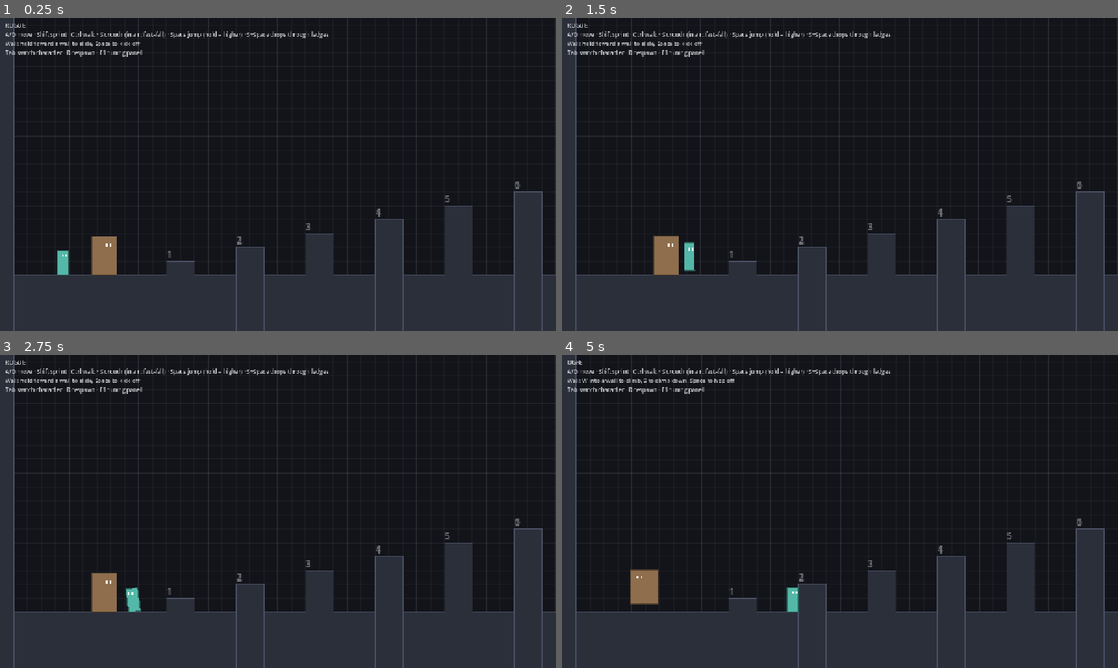
Above: before the commit, frames 1-4 (two rows, left to right).
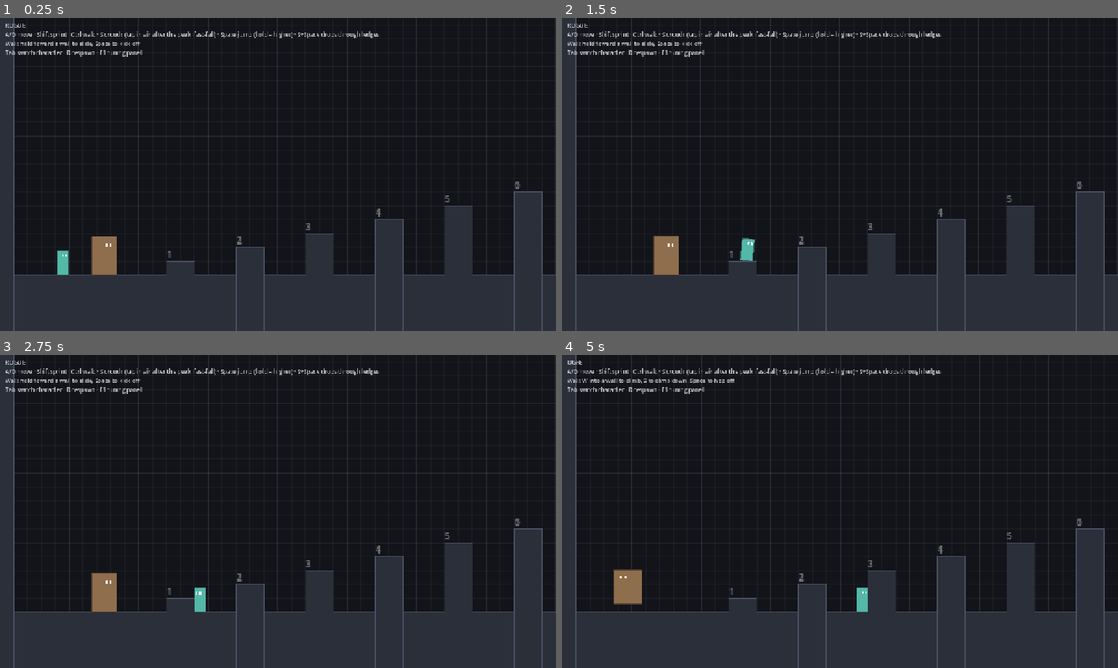
Above: after the commit, the same moments.

Repository: adoliner1/genesis
Game: Godot game, scene res://main.tscn
Two runs of this game, one before a commit and one after it. Both use one fixed random seed, a clock stepped at 60 frames per second and the inputs below.
Inputs:
- Up to frame 1 (0.25 s): no input
- Up to frame 2 (1.5 s): tap Enter at 0.5 s; hold Shift (sprint) 0.53-1.28 s; hold D (move_right) from 0.53 s (still down); tap Space (jump) at 0.77, 1.07 s; tap Ctrl (walk) at 0.8, 1.35 s
- Up to frame 3 (2.75 s): tap Space (jump) at 1.52, 1.55, 1.82 s; release D (move_right) at 2.03 s; hold A (move_left) from 2.03 s (still down); hold Space (jump) from 2.03 s (still down); tap Shift (sprint) at 2.3 s
- Up to frame 4 (5 s): release A (move_left) at 2.78 s; release Space (jump) at 2.78 s; hold D (move_right) 2.78-4.28 s; tap Shift (sprint) at 2.85, 4.55 s; tap Space (jump) at 3.02, 3.32, 3.77, 3.8, 4.07, 4.52, 4.82 s; tap Ctrl (walk) at 3.05, 4.35 s; hold Tab (switch_character) 3.53-4.28 s; tap R (respawn) at 4.15 s; hold A (move_left) from 4.28 s (still down)

The runs differ from the first frame. In frame 1, 0.4% of the frame differs, in the area x 22-69%, y 4-7%; in frame 2, 0.8%; in frame 3, 0.8%; in frame 4, 1.5%, in the area x 9-69%, y 4-83%.

Commit message:
Smash-style air movement; faster ogre
- New air_speed stat: sprint/walk no longer apply in the air, but a
  sprinting jump keeps its speed and bleeds it off at air_friction.
- Fast-fall is now a tap at or after the peak that sticks until landing,
  jumping or grabbing a wall (was hold-to-fast-fall).
- More air control for both characters (higher air accel/turn).
- Ogre top speeds raised (run 7, sprint 10.5) with acceleration still slow.

Co-Authored-By: Claude Opus 5.5 <noreply@anthropic.com>
Claude-Session: https://claude.ai/code/session_012iuAtzQv4HVByNRSbEN9YS

Diff:
--- a/characters/ogre.tres
+++ b/characters/ogre.tres
@@ -7,17 +7,18 @@
 display_name = "Ogre"
 color = Color(0.56, 0.43, 0.3, 1)
 body_size = Vector2(1.8, 2.8)
-run_speed = 4.5
-sprint_speed = 6.5
-crouch_speed = 1.5
+run_speed = 7.0
+sprint_speed = 10.5
+crouch_speed = 2.0
 crouch_height = 2.2
-walk_speed = 2.0
-ground_accel = 18.0
+walk_speed = 2.5
+ground_accel = 20.0
 ground_friction = 60.0
-turn_accel = 30.0
-air_accel = 12.0
+turn_accel = 45.0
+air_speed = 6.5
+air_accel = 35.0
 air_friction = 25.0
-air_turn_accel = 15.0
+air_turn_accel = 45.0
 jump_height = 2.2
 jump_time_to_apex = 0.34
 fall_gravity_mult = 2.2
--- a/characters/rogue.tres
+++ b/characters/rogue.tres
@@ -15,9 +15,10 @@
 ground_accel = 70.0
 ground_friction = 45.0
 turn_accel = 110.0
-air_accel = 50.0
+air_speed = 8.5
+air_accel = 90.0
 air_friction = 8.0
-air_turn_accel = 70.0
+air_turn_accel = 120.0
 jump_height = 4.2
 jump_time_to_apex = 0.36
 fall_gravity_mult = 1.5
--- a/game/character.gd
+++ b/game/character.gd
@@ -20,6 +20,7 @@
 var climbing := false
 var crouching := false
 var sprinting := false
+var fast_falling := false
 var wall_sliding := false
 var climb_phase := 0.0
 var stagger_left := 0.0
@@ -127,14 +128,18 @@
 
 func _horizontal(delta: float, on_floor: bool, move_x: float) -> void:
 	var s := stats
-	var speed := s.run_speed
-	if crouching:
-		speed = s.crouch_speed
-	elif input.walk:
-		speed = s.walk_speed
-	elif input.sprint:
-		speed = s.sprint_speed
-	sprinting = input.sprint and not crouching and not input.walk and move_x != 0.0
+	# In the air only air_speed counts: sprint/walk do nothing, but speed you
+	# jumped with carries (it's above target, so it bleeds off at air_friction).
+	var speed := s.air_speed
+	if on_floor:
+		speed = s.run_speed
+		if crouching:
+			speed = s.crouch_speed
+		elif input.walk:
+			speed = s.walk_speed
+		elif input.sprint:
+			speed = s.sprint_speed
+	sprinting = on_floor and input.sprint and not crouching and not input.walk and move_x != 0.0
 	var target := move_x * speed * TILE
 	var accel: float
 	var friction := s.ground_friction if on_floor else s.air_friction
@@ -176,10 +181,17 @@
 		g *= s.apex_gravity_mult
 	velocity.y += g * delta
 
+	# Smash-style fast-fall: tap S at or after the peak and it sticks until you
+	# land, jump again, or grab a wall. Tapping while still rising does nothing.
+	if on_floor or wall_sliding:
+		fast_falling = false
+	elif input.down_pressed and velocity.y > -1.0 * TILE:
+		fast_falling = true
+
 	var max_fall := s.max_fall_speed * TILE
 	if wall_sliding:
 		max_fall = s.wall_slide_speed * TILE
-	elif input.down and not on_floor and velocity.y > 0.0:
+	elif fast_falling:
 		max_fall = s.fast_fall_speed * TILE
 		velocity.y = maxf(velocity.y, max_fall)
 	velocity.y = minf(velocity.y, max_fall)
@@ -211,6 +223,7 @@
 		return
 	_jump_buffer_left = 0.0
 	_coyote_left = 0.0
+	fast_falling = false
 
 
 func _try_drop_through(on_floor: bool) -> void:
@@ -290,6 +303,7 @@
 			climb_phase = 0.0
 	if climbing:
 		facing = _wall_dir
+		fast_falling = false
 
 
 func _climb_motion(delta: float) -> void:
--- a/game/main.gd
+++ b/game/main.gd
@@ -73,7 +73,7 @@
 			walls = "Wall: hold toward a wall to slide, Space to kick off"
 		MovementStats.WallMode.CLIMB:
 			walls = "Wall: W into a wall to climb, S to climb down, Space to hop off"
-	help.text = "%s\nA/D move · Shift sprint · Ctrl walk · S crouch (in air: fast-fall) · Space jump (hold = higher) · S+Space drops through ledges\n%s\nTab switch character · R respawn · F1 tuning panel" % [
+	help.text = "%s\nA/D move · Shift sprint · Ctrl walk · S crouch (tap in air after the peak: fast-fall) · Space jump (hold = higher) · S+Space drops through ledges\n%s\nTab switch character · R respawn · F1 tuning panel" % [
 		c.stats.display_name.to_upper(), walls]
 
 
--- a/game/movement_stats.gd
+++ b/game/movement_stats.gd
@@ -31,8 +31,11 @@
 @export_range(1, 400, 1) var turn_accel := 120.0
 
 @export_group("Air")
+## Top speed you can steer to in the air (tiles/s). Sprint doesn't apply in the
+## air, but a sprinting jump keeps its speed and bleeds it off at air_friction.
+@export_range(0.5, 30, 0.1) var air_speed := 8.0
 @export_range(0, 400, 1) var air_accel := 40.0
-## Slowing with no input, or when moving faster than run speed (keeps momentum when low).
+## Slowing with no input, or when moving faster than air speed (keeps momentum when low).
 @export_range(0, 400, 1) var air_friction := 20.0
 @export_range(0, 400, 1) var air_turn_accel := 60.0
 
@@ -50,7 +53,7 @@
 ## Gravity multiplier at the apex while jump is held. <1 gives a floaty hang.
 @export_range(0.1, 1.5, 0.05) var apex_gravity_mult := 0.6
 @export_range(0, 60, 0.5) var max_fall_speed := 22.0
-## Hold S in the air after the apex to drop at this speed (Smash-style fast fall).
+## Tap S at or after the peak of a jump to drop at this speed until you land (Smash-style).
 @export_range(0, 80, 0.5) var fast_fall_speed := 30.0
 @export_range(0, 3, 1) var air_jumps := 0
 ## Grace period to still jump after walking off a ledge.
--- a/game/player_input.gd
+++ b/game/player_input.gd
@@ -6,6 +6,7 @@
 var move_x := 0.0
 var up := false
 var down := false
+var down_pressed := false
 var walk := false
 var sprint := false
 var jump_held := false
@@ -17,6 +18,7 @@
 	i.move_x = Input.get_axis("move_left", "move_right")
 	i.up = Input.is_action_pressed("move_up")
 	i.down = Input.is_action_pressed("move_down")
+	i.down_pressed = Input.is_action_just_pressed("move_down")
 	i.walk = Input.is_action_pressed("walk")
 	i.sprint = Input.is_action_pressed("sprint")
 	i.jump_held = Input.is_action_pressed("jump")
--- a/tests/test_movement.gd
+++ b/tests/test_movement.gd
@@ -117,6 +117,47 @@
 			check("Ogre is blocked by the crawlspace", c.position.x < 42 * T, "x=%.1f" % (c.position.x / T))
 		c.queue_free()
 
+	# Air rules (Smash-style), jumping on the flat run-up strip.
+	for path in ["res://characters/rogue.tres", "res://characters/ogre.tres"]:
+		var c := spawn(path, Vector2(89 * T, floor_y))
+		var s := c.stats
+		sim(c, 0.2, func(_i, _t): pass)
+		# Standing jump holding sprint + right: air speed caps it, sprint does nothing.
+		var top_vx := [0.0]
+		sim(c, 0.4, func(i: PlayerInput, t: int):
+			i.move_x = 1.0; i.sprint = true; i.jump_held = true; i.jump_pressed = t == 0
+			top_vx[0] = maxf(top_vx[0], c.velocity.x / T))
+		check("%s: sprint does nothing in the air" % s.display_name, top_vx[0] <= s.air_speed + 0.01,
+				"top %.2f tiles/s vs air_speed %.2f" % [top_vx[0], s.air_speed])
+		sim(c, 1.5, func(_i, _t): pass)
+
+		# Sprinting jump keeps its ground speed for a while.
+		c.position = Vector2(88.5 * T, floor_y)
+		c.velocity = Vector2.ZERO
+		sim(c, 0.6, func(i: PlayerInput, _t): i.move_x = 1.0; i.sprint = true)
+		sim(c, 3 * DT, func(i: PlayerInput, t: int): i.move_x = 1.0; i.sprint = true; i.jump_held = true; i.jump_pressed = t == 0)
+		check("%s: sprint jump keeps momentum" % s.display_name, c.velocity.x / T > s.air_speed,
+				"%.2f tiles/s just after takeoff" % (c.velocity.x / T))
+		sim(c, 1.5, func(_i, _t): pass)
+
+		# Fast-fall: a tap while rising is ignored; a tap after the peak sticks.
+		c.position = Vector2(89 * T, floor_y)
+		c.velocity = Vector2.ZERO
+		sim(c, 0.2, func(_i, _t): pass)
+		sim(c, 0.1, func(i: PlayerInput, t: int): i.jump_held = true; i.jump_pressed = t == 0; i.down_pressed = t == 3; i.down = t >= 3)
+		check("%s: fast-fall tap while rising ignored" % s.display_name, not c.fast_falling, "vy=%.1f" % (c.velocity.y / T))
+		sim(c, 2.0, func(_i, _t): pass)
+		c.position = Vector2(89 * T, 12 * T)
+		c.velocity = Vector2.ZERO
+		sim(c, 0.1, func(i: PlayerInput, t: int): i.down_pressed = t == 1; i.down = t <= 1)
+		sim(c, 0.2, func(_i, _t): pass)  # S released
+		check("%s: fast-fall sticks after release" % s.display_name,
+				c.fast_falling and absf(c.velocity.y / T - s.fast_fall_speed) < 0.01,
+				"vy=%.1f tiles/s" % (c.velocity.y / T))
+		sim(c, 2.0, func(_i, _t): pass)
+		check("%s: landing ends fast-fall" % s.display_name, c.is_on_floor() and not c.fast_falling, "")
+		c.queue_free()
+
 	# Rogue: kick off the shaft wall (inner x 124..128, wall on the left at x=123).
 	var r := spawn("res://characters/rogue.tres", Vector2(124.45 * T, 20 * T))
 	sim(r, 0.1, func(i: PlayerInput, _t): i.move_x = -1.0)
Not shown, changed: README.md
